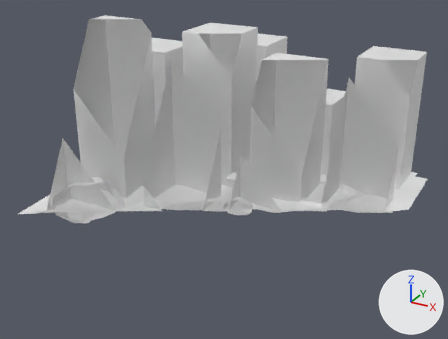
A saved change to the glTF model src/assets/pendulum_scene.glb.
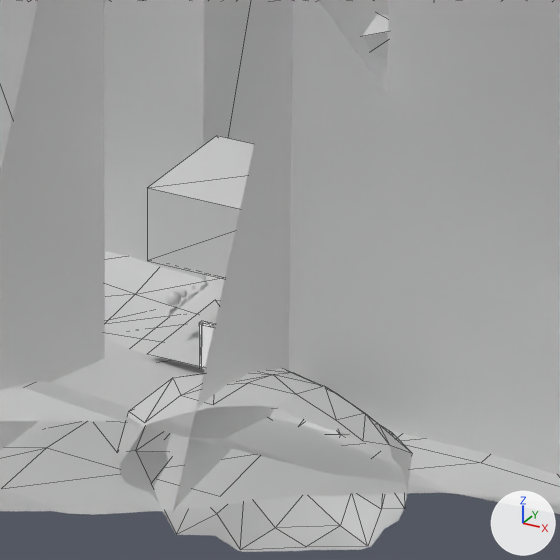
Old and new are each drawn whole from a 50 mm lens placed at (351.0, -670.9, 362.9), pointed at (-19.1, 2.1, 26.4) and again close up on the part from 47% to 60% of the width and 47% to 64% of the height. The lights are fixed; the arrows at lower right show +X, +Y and +Z. The close-ups show mesh edges as thin lines. Everything nearer to the camera than a plane just in front of the edit is cut away. Where no turn or scale is listed for an object, it has been applied to the vertices. Vertices at the same position are counted once.

In view in the first close-up: 'Earth Surface', 'Floor', 'Lunar Surface', 'Martian Surface', 'Quiz Covering'.
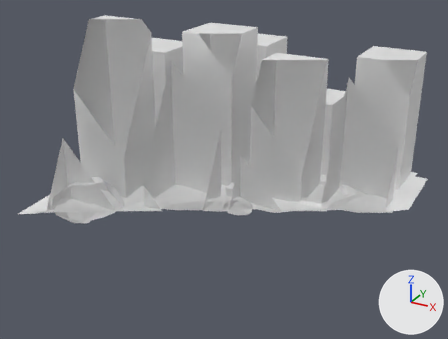
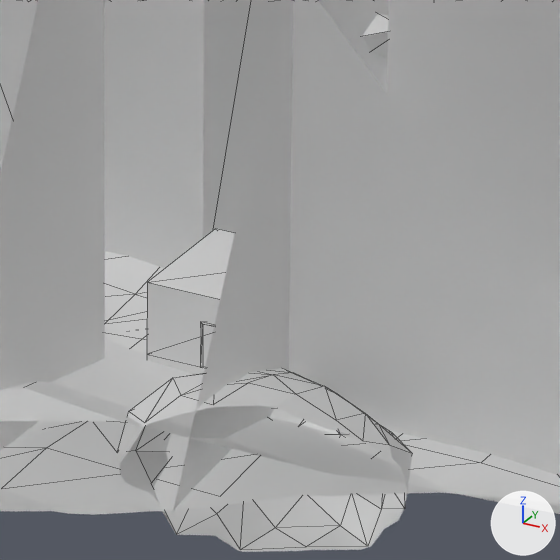
Pixel boxes (x1, y1, x2, y2) of what changed, in the close-ups (560 x 560 px):
'Quiz Covering', moved: before (147, 136, 254, 279); after (147, 229, 235, 368)
'Floor', reshaped: before (148, 300, 220, 367); after (147, 354, 205, 374)

Diff of the bpy script that builds the scene:
```diff
--- a/src/assets/pendulum_scene.glb.py
+++ b/src/assets/pendulum_scene.glb.py
@@ me_plane_002 @@
 # used by ob_floor; location = (0.0, 0.0, -4.7)
-me_plane_002.from_pydata(...)  # 4 vertices, 2 faces; spans x -10.0..10.0, y -10.0..10.0, z 0.0
+me_plane_002.from_pydata(...)  # 8 vertices, 12 faces; spans x -10.0..10.0, y -10.0..10.0, z -14.1..0.0
+# me_plane_002 part 1
+# 2 faces are deleted
+# 4 vertices are added at (10.0, -10.0, -14.1), (-10.0, 10.0, -14.1), (10.0, 10.0, -14.1), (-10.0, -10.0, -14.1)
+# 12 new faces join them
@@ ob_quiz_covering @@
 ob_quiz_covering = bpy.data.objects.new('Quiz Covering', me_plane_003)
-ob_quiz_covering.location = (0.0, 0.0, 9.6)
+ob_quiz_covering.location = (0.0, 0.0, -4.7)
```
